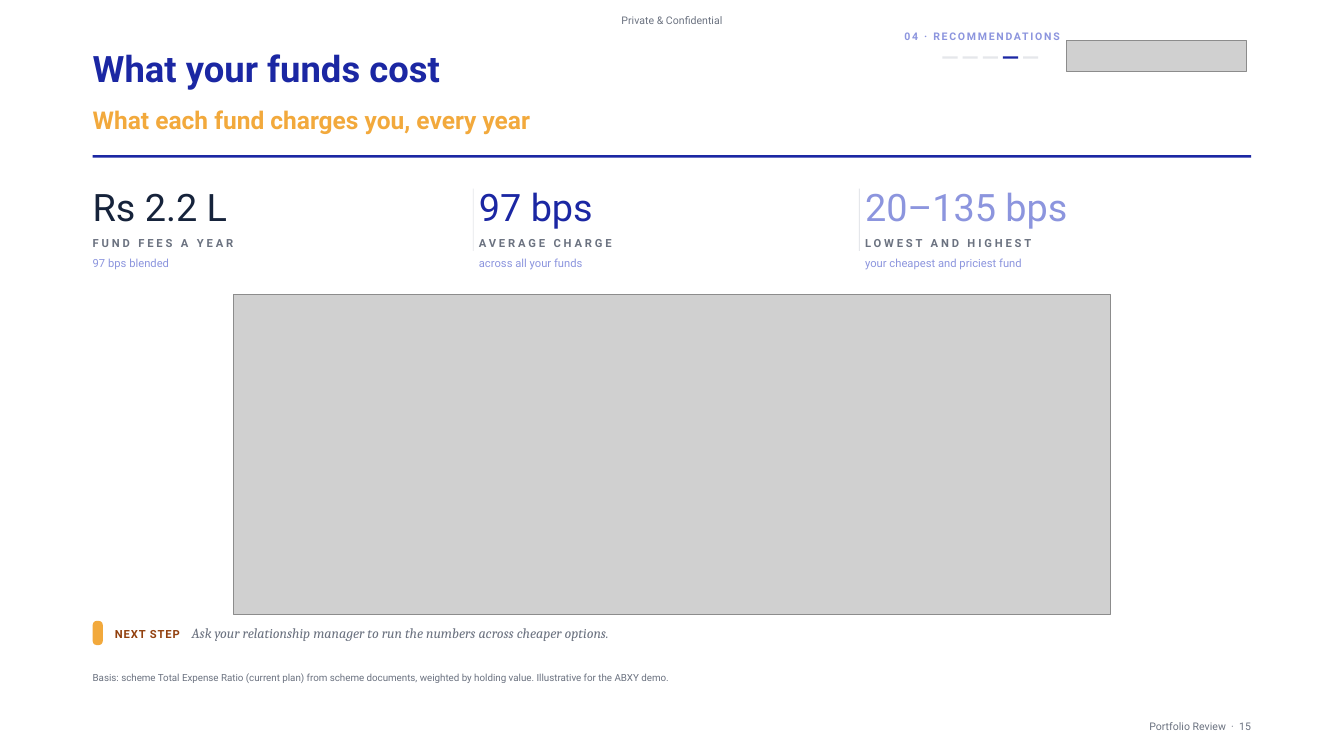
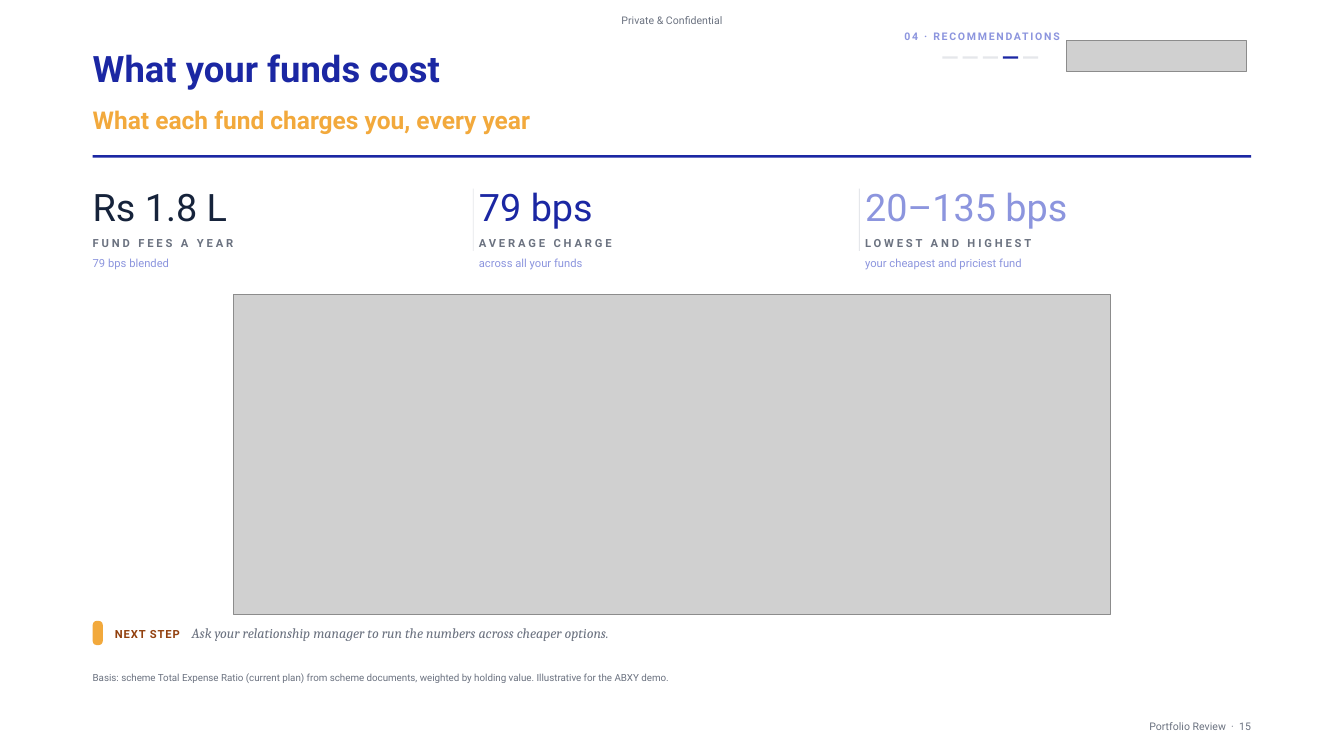
Before and after one commit to shreyas1gupta-wq/ionic-scorecard, a slide deck: slide 15 of Shreyas_Ionic_AMC/09_PRODUCT/reports/NDPMS_Portfolio_Review_ABXY_RM_Lite.pptx. Drawn at 1344x756 pixels with LibreOffice and Linux fonts; fonts in the diff are those of the drawing; grey boxes stand for pictures. Boxes give left, top, right and bottom in pixels: in the first picture for what was removed or moved away, otherwise in the second. Text is boxed around its words. In the diff, an @@ line names an element or a change of style, - is before the commit and + after.

```diff
--- a/Shreyas_Ionic_AMC/09_PRODUCT/reports/NDPMS_Portfolio_Review_ABXY_RM_Lite.pptx
+++ b/Shreyas_Ionic_AMC/09_PRODUCT/reports/NDPMS_Portfolio_Review_ABXY_RM_Lite.pptx
@@ text at bbox=[93, 193, 227, 222]: text changed @@
-Rs 2.2 L
+Rs 1.8 L
@@ text at bbox=[479, 192, 593, 229]: text changed @@
-97 bps
+79 bps
@@ text at bbox=[93, 258, 169, 269]: text changed @@
-97 bps blended
+79 bps blended
```
Also in this commit, not shown: 5 other slides changed, 17 other files.
